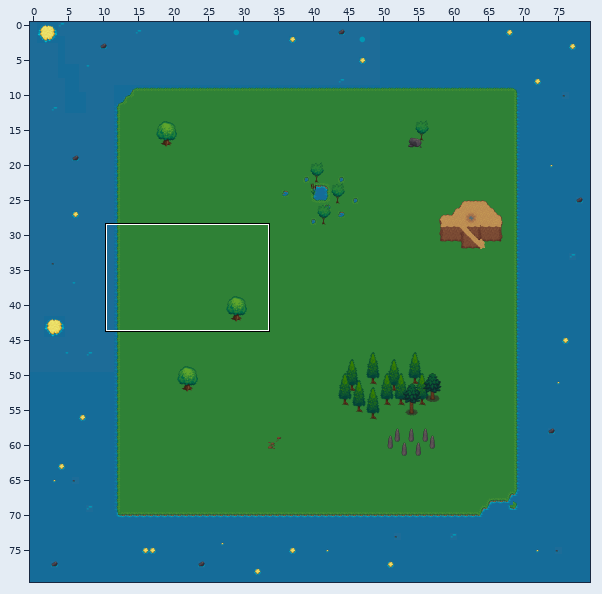
Tiled map: data/map/map_base.tmx. Above: a wide view before the commit, with the close-up outlined.
Close-up. Before the edit:
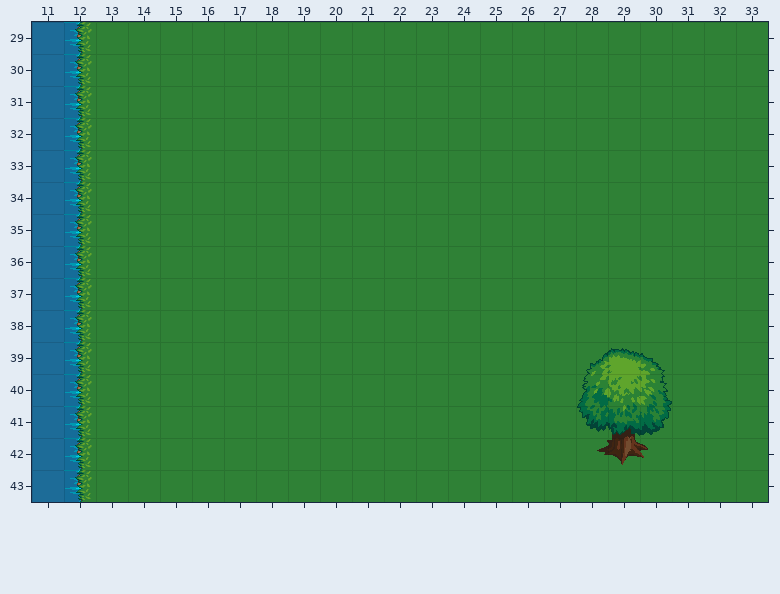
Cells are 32x32 px. Shown: x 11..33, y 29..43.
The same view after the edit:
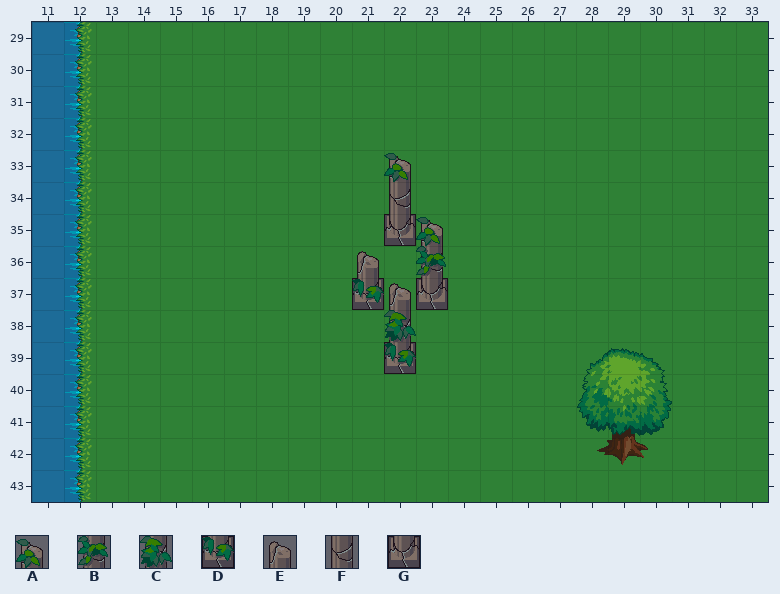
Key: from "Terrain": A 404, B 436, C 465, D 468, E 499, F 531, G 563.
_ is an empty cell, . an unchanged one.
The edit:
--- layer "objects_back"
@@ x 21..23 @@
-33 ._.
-34 ._.
-35 .__
-36 _._
-37 ___
-38 ._.
-39 ._.
+33 .A.
+34 .F.
+35 .GA
+36 E.B
+37 DEG
+38 .C.
+39 .D.
Boxes around the changes in both close-ups, in picture pixels (x1, y1, x2, y2):
added: (352, 153, 448, 374)
